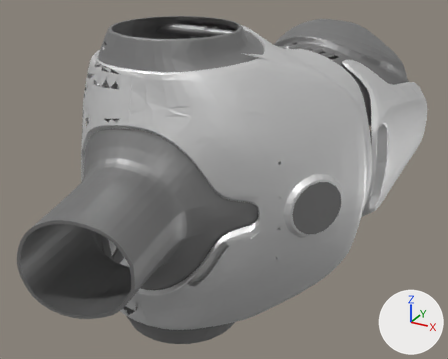
A saved change to the glTF model humanoid/Ai2Robotics/ai2_bot2_description/meshes/Visual/body/link4.glb.
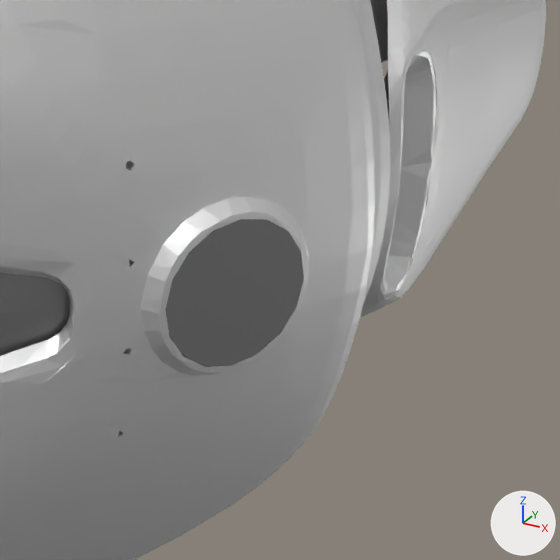
Each version appears first whole from a camera (50 mm lens) standing at (0.281, -0.849, 0.276) and looking at (-0.041, -0.264, -0.016), and next in a close-up on the part from 52% to 97% of the width and 29% to 84% of the height. Every picture has the same lights, and +X, +Y and +Z are marked at lower right. The last two pictures show the newer version. Where no turn or scale is listed for an object, it has been applied to the vertices.

Names of what the first close-up shows: 'waist_yaw_torso_link.138', 'waist_yaw_torso_link.142', 'waist_yaw_torso_link.145', 'waist_yaw_torso_link.147', 'waist_yaw_torso_link.155'.
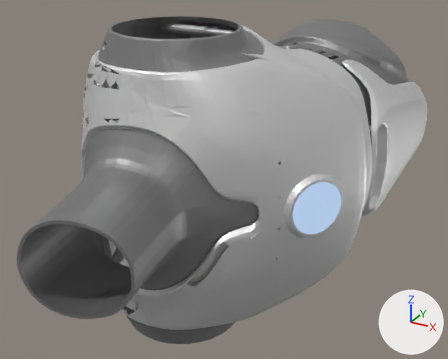
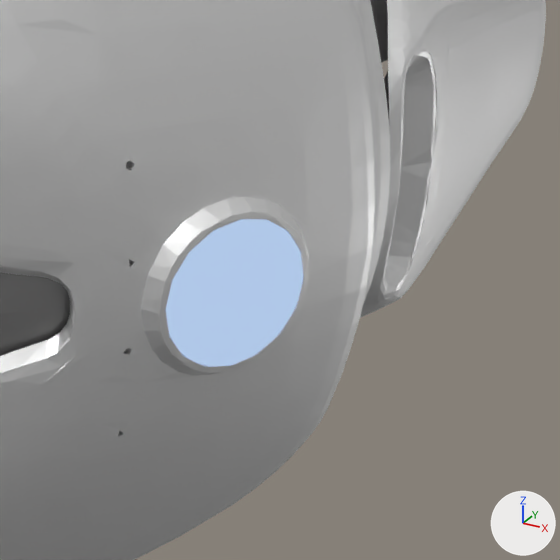
Commit message: modify meshes and links

Boxes [x1, y1, x2, y2] around the edits, measured in the close-ups (560 x 560 px):
'waist_yaw_torso_link.155', recoloured (grey to blue)
    both: [165, 219, 303, 367]

What the commit changed:
Material 'Material.001' (mat_material_001) is new.
Its base color is (0.448, 0.591, 0.8) (blue #b3cae7).
Its emission color is (0.256, 0.343, 0.5) (blue #8a9ebc).
Its emission strength is 1.0.
me_waist_yaw_torso_link_740 has 43 vertices, 82 faces and spans x 0.0755..0.1109, y -0.3381..-0.2904, z -0.0288..0.0288.
me_waist_yaw_torso_link_740 no longer uses material mat_default_grey (grey #989898).
me_waist_yaw_torso_link_740 gains material mat_material_001 (blue #b3cae7, glowing blue #8a9ebc).
